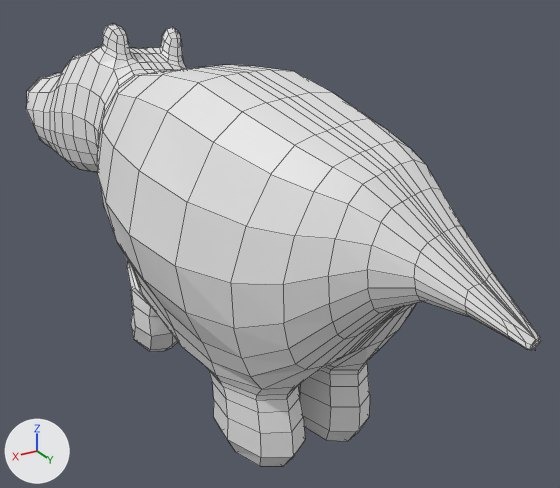
An edit to the Blender file HippopoGame/Assets/Blender/hippo.blend, drawn before and after from the same camera.
Camera for both pictures: a 50 mm lens placed at (1.83, 3.75, 2.61), pointed at (-0.29, 0.23, 0.85). Every picture has the same lights, and +X, +Y and +Z are marked at lower left. Both versions are drawn at frame 79 of the action 'metarig.001'; the numbers are the values there. Mesh edges are drawn as thin lines.

Names of what the first picture shows: 'Hippo'.
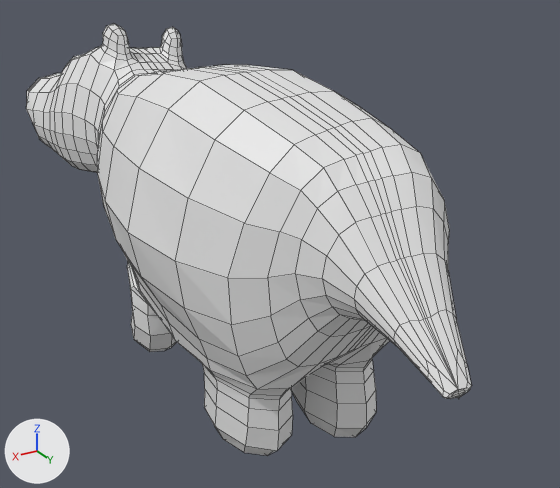
Commit message: animate hippo

Changed parts and their boxes [x1, y1, x2, y2] in the pictures (560 x 488 px):
'Hippo', posed (13% narrower): before [26, 24, 541, 466]; after [26, 24, 472, 456]
bone 'tail.002', root to tip: before (358, 189) to (428, 248); after (357, 189) to (394, 268)
bone 'tail.003', root to tip: before (428, 248) to (498, 308); after (394, 268) to (435, 347)
bone 'upper_arm.R', root to tip: before (209, 157) to (224, 236); after (209, 157) to (225, 236)
bone 'belly.C', root to tip: before (230, 245) to (231, 287); after (230, 245) to (225, 289)
bone 'pelvis.L', root to tip: before (300, 177) to (231, 149); after (300, 177) to (232, 147)
bone 'foot.L', root to tip: before (283, 358) to (276, 439); after (280, 358) to (264, 428)
bone 'r_toe.L', root to tip: before (276, 439) to (265, 439); after (264, 428) to (255, 431)
bone 'pelvis.R', root to tip: before (300, 177) to (317, 135); after (300, 177) to (316, 134)

The change in detail:
Bone 'tail.002' (bone_tail_002) turns from (3, -1, 2) to (-7, 15, -22) degrees about its own x, y and z.
Bone 'tail.003' (bone_tail_003) turns from (4, -8, 0) to (4, -1, 3) degrees about its own x, y and z.
Bone 'upper_arm.R' (bone_upper_arm_r) turns from (0, 0, 0) to (-2, 0, 0) degrees about its own x, y and z.
Bone 'belly.C' (bone_belly_c) turns from (0, 0, 0) to (0, 0, -9) degrees about its own x, y and z.
Bone 'pelvis.L' (bone_pelvis_l) turns from (1, -1, 0) to (0, 0, 0) degrees about its own x, y and z.
Bone 'foot.L' (bone_foot_l) turns from (0, 0, 0) to (9, 4, 0) degrees about its own x, y and z.
Bone 'r_toe.L' (bone_r_toe_l) turns from (0, 0, 0) to (-15, -1, -1) degrees about its own x, y and z.
Bone 'pelvis.R' (bone_pelvis_r) turns from (1, 1, 0) to (0, 0, 0) degrees about its own x, y and z.
